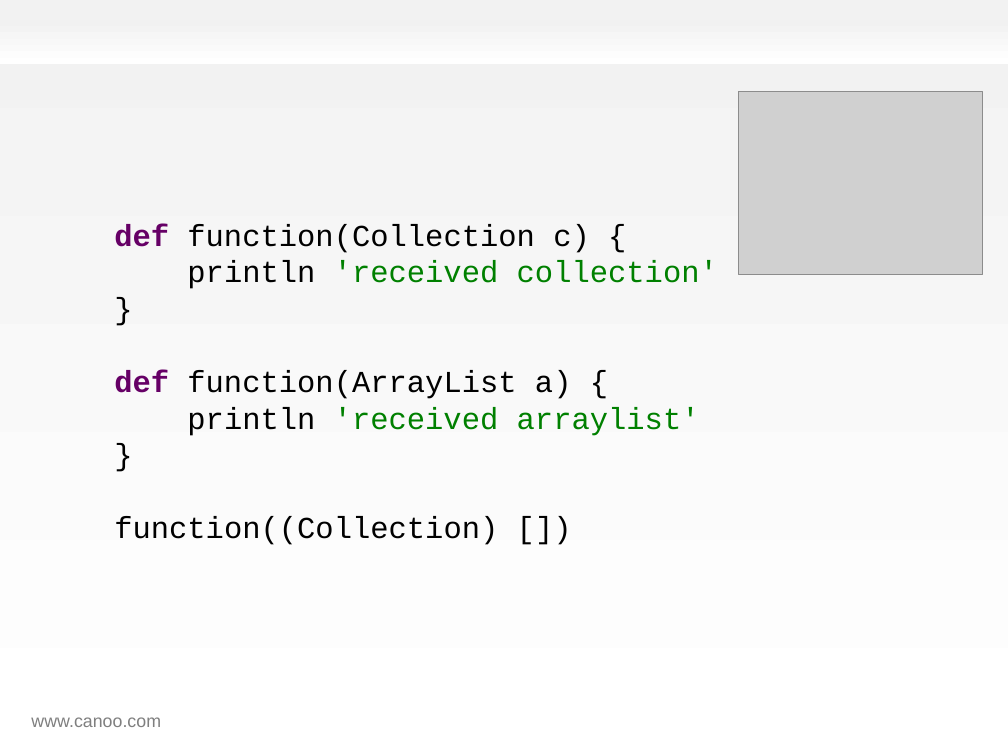
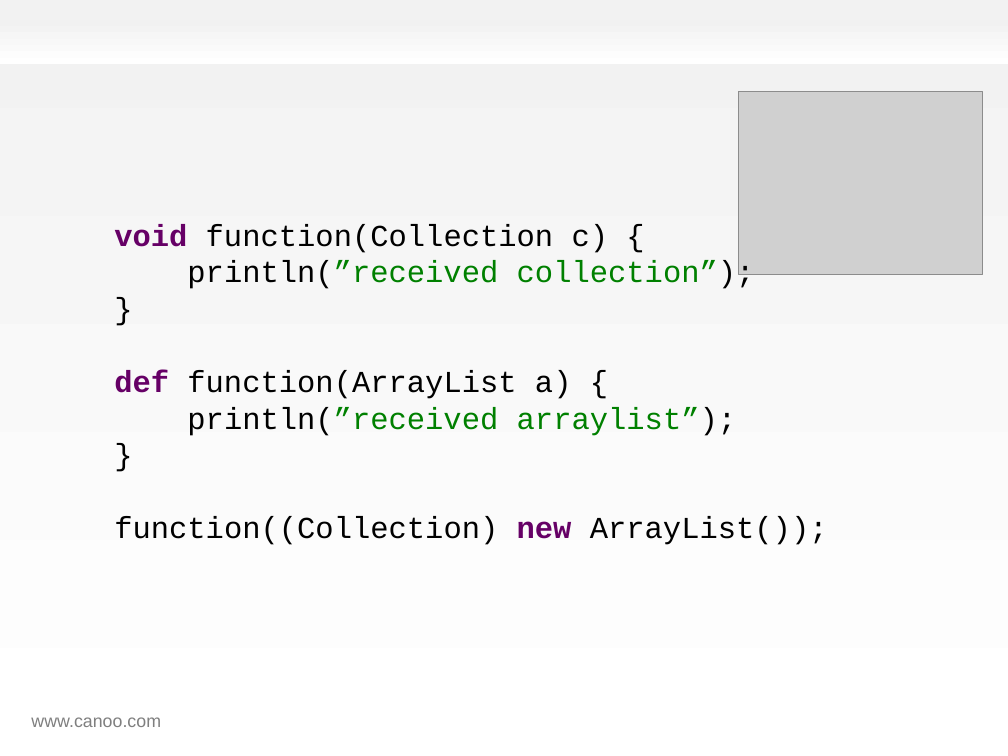
Before and after one commit to HamletDRC/presentations, a slide deck: slide 37 of effectivegroovy/effectivegroovy_gr82011.odp. Drawn at 1008x756 pixels with LibreOffice and Linux fonts; fonts in the diff are those of the drawing; grey boxes stand for pictures; background and template pictures are left out. Boxes give left, top, right and bottom in pixels: in the first picture for what was removed or moved away, otherwise in the second. Text is boxed around its words. In the diff, an @@ line names an element or a change of style, - is before the commit and + after.

```diff
--- a/effectivegroovy/effectivegroovy_gr82011.odp
+++ b/effectivegroovy/effectivegroovy_gr82011.odp
@@ text at <box>114,224,828,545</box>: text changed @@
-def function(Collection c) {
-println 'received collection'
-}
-def function(ArrayList a) {
-println 'received arraylist'
-}
-function((Collection) [])
+void function(Collection c) {
+println(”received collection”);
+}
+def function(ArrayList a) {
+println(”received arraylist”);
+}
+function((Collection) new ArrayList());
```
Also in this commit, not shown: 9 other slides changed, 35 slides added, 5 other files.
